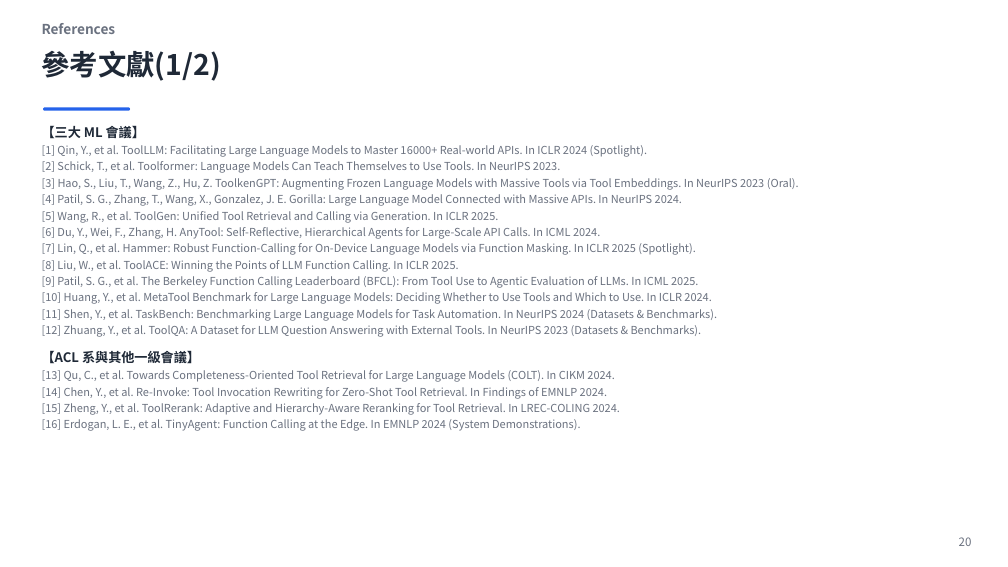
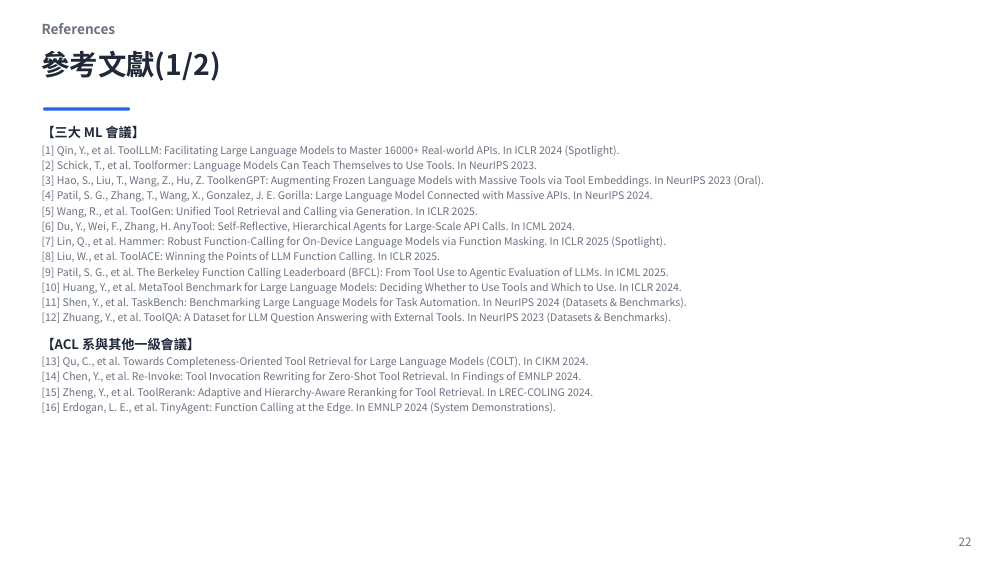
Before and after one commit to dmr1123/triage, a slide deck: slide 22 of LLM工具檢索_入門簡報.pptx (slide 20 before the commit). Drawn at 1008x567 pixels with LibreOffice and Linux fonts; fonts in the diff are those of the drawing. Boxes give left, top, right and bottom in pixels: in the first picture for what was removed or moved away, otherwise in the second. Text is boxed around its words. In the diff, an @@ line names an element or a change of style, - is before the commit and + after.

```diff
--- a/LLM工具檢索_入門簡報.pptx
+++ b/LLM工具檢索_入門簡報.pptx
@@ text at box(42, 145, 764, 414): size 10.5 to 10 pt @@
@@ text at box(959, 537, 972, 546): text changed @@
-20
+22
```
Also in this commit, not shown: 6 other slides changed, 2 slides added.
